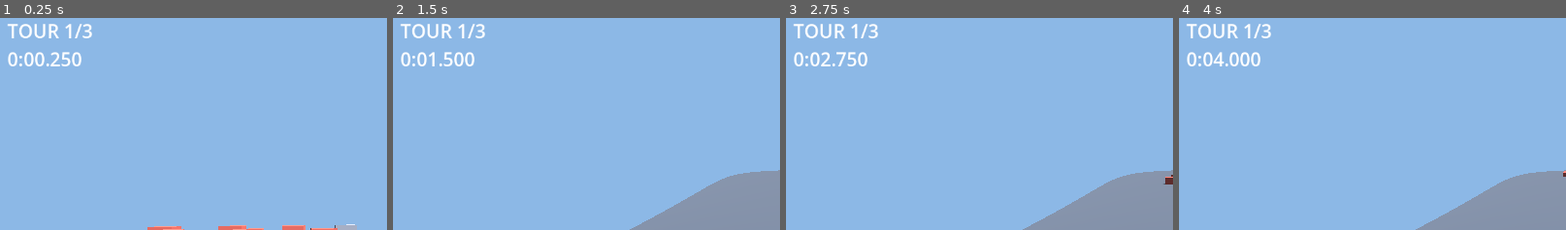
Above: before the commit, frames 1-4 (left to right).
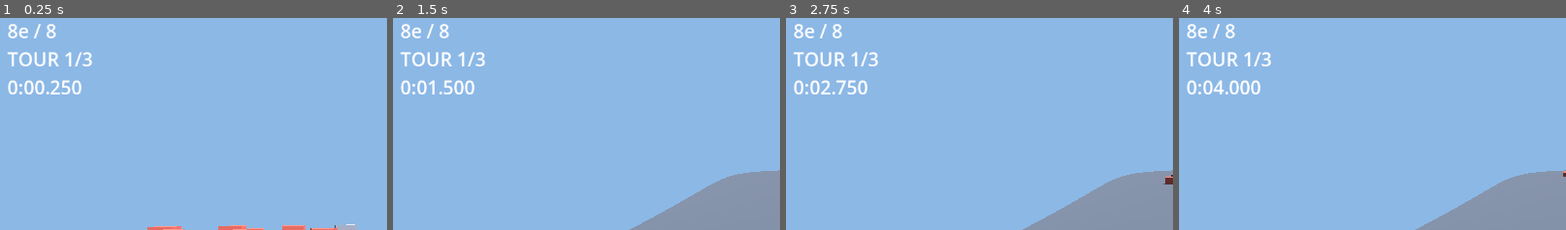
Above: after the commit, the same moments.

Repository: Ajustor/superKart
Game: Godot game, scene res://scenes/race.tscn
Same seed, same stepped clock (60 frames per second), same inputs: the game is played once before the commit and once after it.
Inputs (mouse positions are % of the whole screen's width and height, from its top left):
- Up to frame 1 (0.25 s): no input
- Up to frame 2 (1.5 s): tap Enter at 0.5 s; move the mouse to (72, 44) at 0.52 s; hold Right (steer_right) 0.53-1.25 s; hold Space (drift) 0.53-1.25 s; click (72, 44) at 0.67 s; drag from (30, 54) to (45, 69) at 1.27 s
- Up to frame 3 (2.75 s): move the mouse to (60, 26) at 2.02 s; hold Right (steer_right) from 2.03 s (still down); tap Ctrl (use_item) at 2.1 s
- Up to frame 4 (4 s): release Right (steer_right) at 2.75 s; drag from (45, 69) to (20, 33) at 2.77 s; move the mouse to (80, 64) at 3.52 s; hold Left (steer_left) from 3.53 s (still down); tap Alt at 3.6 s
The pictures show only the part of the screen within x 1-51%, y 0-50%; the shares and areas given below are measured in that part.

The runs differ from the first frame. In frame 1, 2.2% of the frame differs, in the area x 2-24%, y 2-37%; in frame 2, 2.3%; in frame 3, 2.2%; in frame 4, 2.3%.

Commit message:
feat: le HUD affiche la place au classement
Quatre lignes au lieu de trois. maxi(position, 1) couvre la toute premiere
image, avant que classer() n ait tourne : afficher 0e serait un bug visible.

Mesure du Label a l image 1 sur race.tscn : 1e / 8, TOUR 1/3, 0:00.000.

Co-Authored-By: Claude Opus 5 (1M context) <noreply@anthropic.com>

Diff:
--- a/scripts/ui/race_hud.gd
+++ b/scripts/ui/race_hud.gd
@@ -1,9 +1,10 @@
 class_name RaceHUD
 extends Control
 
-## Trois informations, pas une de plus : le tour, le chrono, le meilleur temps.
-## Le palier de mini-turbo n'y figure pas — c'est la couleur des étincelles qui
-## le dit, et le joueur ne doit pas avoir à quitter la route des yeux.
+## Quatre informations, pas une de plus : la place, le tour, le chrono, le
+## meilleur temps. Le palier de mini-turbo n'y figure pas — c'est la couleur
+## des étincelles qui le dit, et le joueur ne doit pas avoir à quitter la route
+## des yeux.
 
 @export var session_path: NodePath
 
@@ -27,6 +28,9 @@
 	var moi := _session.entries[0]
 	var tour := mini(moi.progress.lap + 1, _session.lap_count)
 	var lignes := PackedStringArray()
+	# maxi(..., 1) couvre la toute première image, avant que classer() n'ait
+	# tourné : afficher « 0e » serait un bug visible.
+	lignes.append("%de / %d" % [maxi(moi.position, 1), _session.entries.size()])
 	lignes.append("TOUR %d/%d" % [tour, _session.lap_count])
 	lignes.append(RaceTimer.format(moi.timer.current))
 	if moi.timer.has_best:
